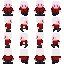
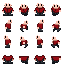
Before/after of a 64x64 layered artwork. What changed in the layer stack:
painted on "Layer 1 copy 7" over [4, 0, 60, 56]
